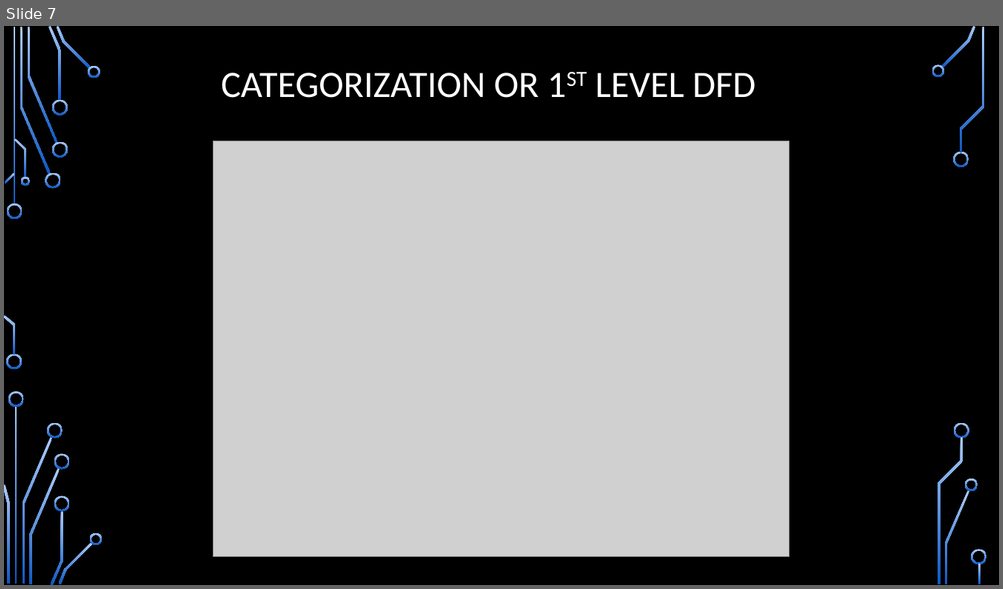
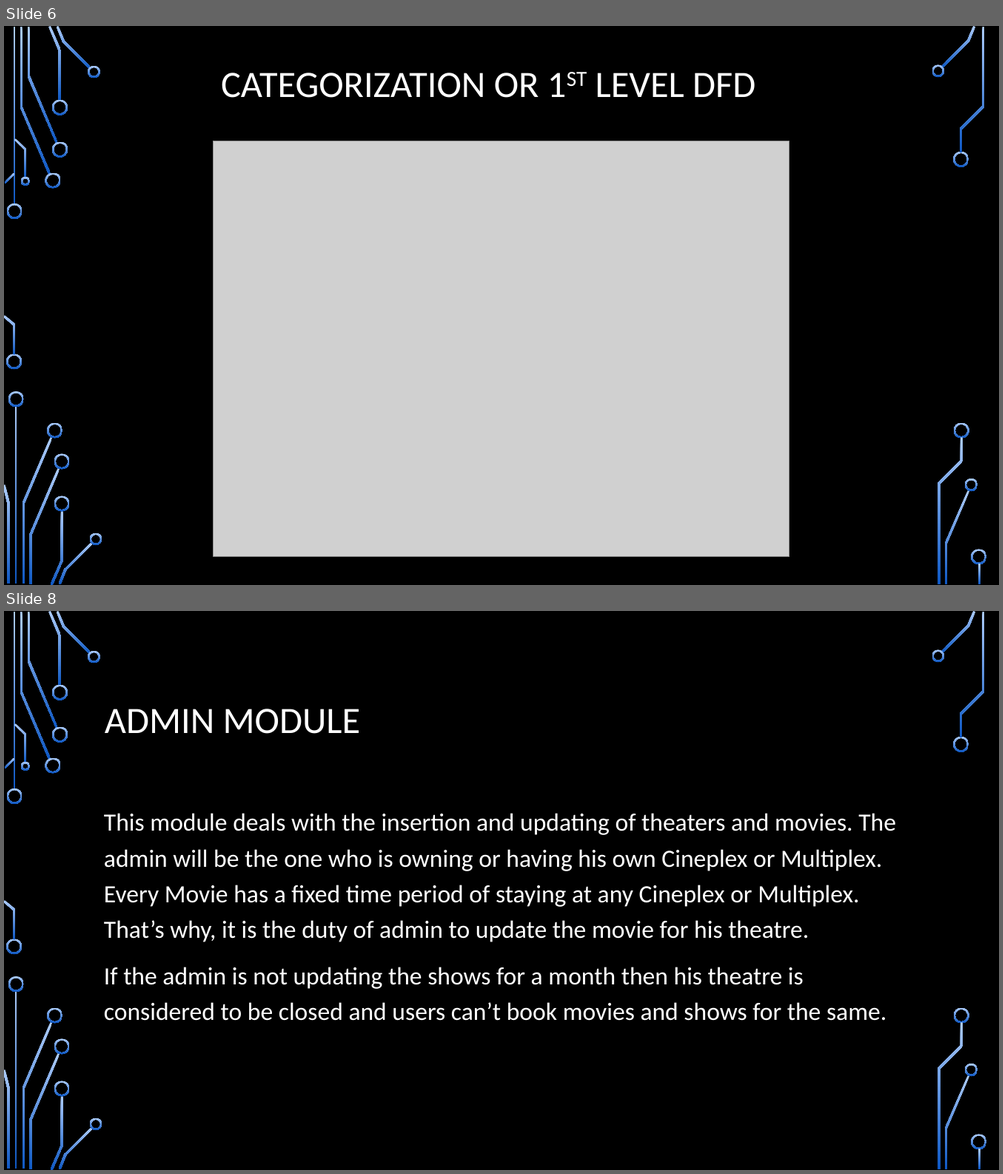
Before and after one commit to vyasaman/movie-ticket-booking, a slide deck: Movie Ticket Booking System.pptx. Shown one above the other, each under a label of ours: slide 7 before the commit, slides 6 and 8 after it; the slides between them are not shown. The pictures are 1003x589 and 1003x1174 pixels, drawn with LibreOffice and Linux fonts; fonts in the diff are those of the drawing; grey boxes stand for pictures; background and template pictures are left out. Boxes give left, top, right and bottom in pixels: in the first picture for what was removed or moved away, otherwise in the second. Text is boxed around its words. In the diff, an @@ line names an element or a change of style, - is before the commit and + after.

```diff
--- a/Movie Ticket Booking System.pptx
+++ b/Movie Ticket Booking System.pptx
@@ slide 8 added at [4, 611, 999, 1170], background picture (left out); not listed: 36 template elements that a slide beside it also shows @@
@@ title added at [105, 709, 361, 734], 36 pt, text #FFFFFF @@
+ADMIN MODULE
@@ text added at [104, 813, 896, 1021], 24 pt, text #FFFFFF @@
+This module deals with the insertion and updating of theaters and movies. The admin will be the one who is owning or having his own Cineplex or Multiplex. Every Movie has a fixed time period of staying at any Cineplex or Multiplex. That’s why, it is the duty of admin to update the movie for his theatre.
+If the admin is not updating the shows for a month then his theatre is considered to be closed and users can’t book movies and shows for the same.
@@ what was slide 7 is now slide 6 @@
```
Also in this commit, not shown: 6 other slides added, 2 slides removed, 4 other files.
